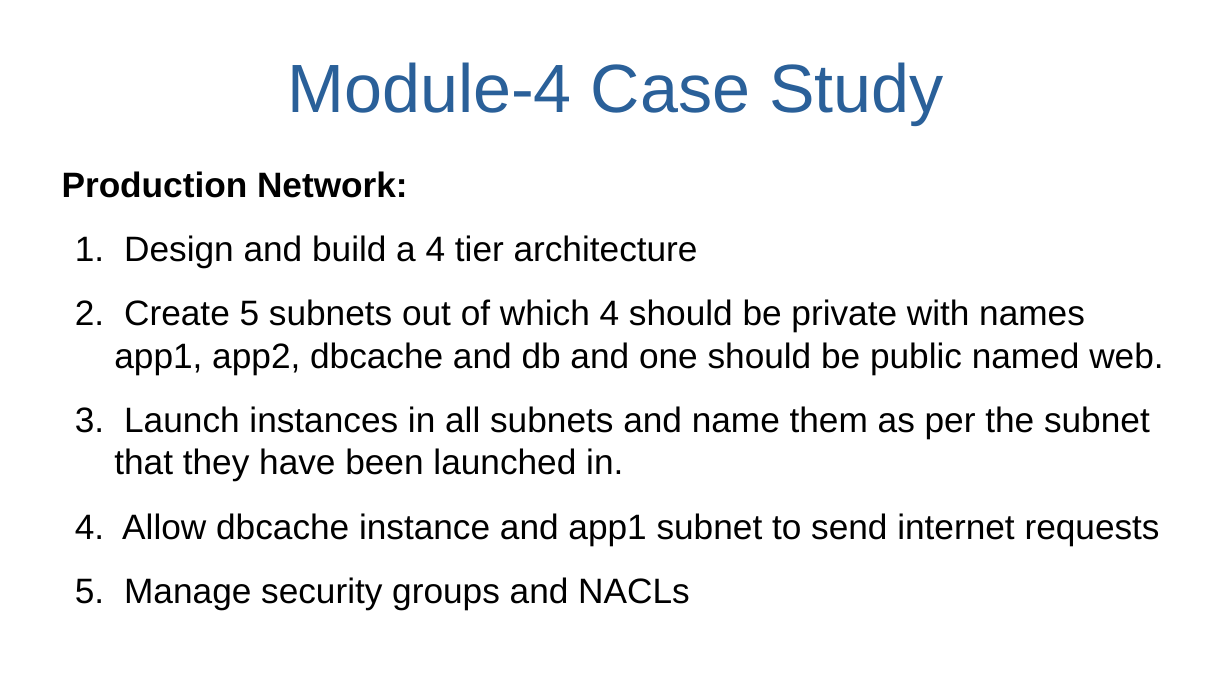
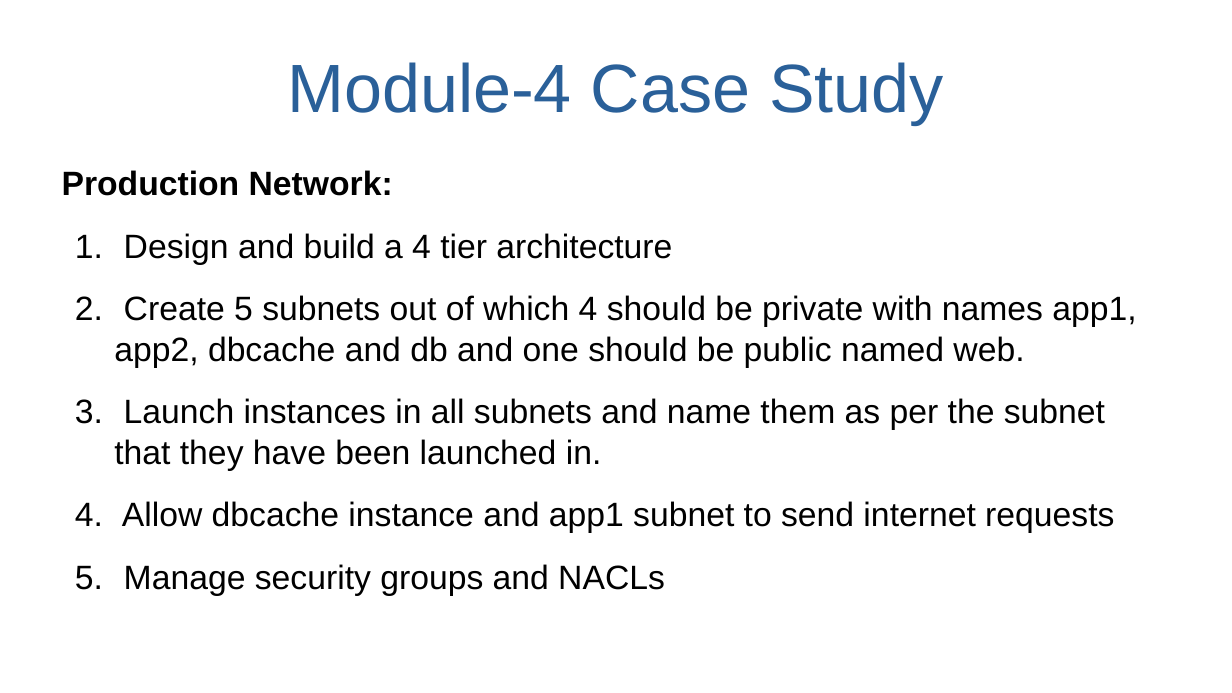
Before and after one commit to enhariharan/aws-solutions-architect-training, a slide deck: slide 2 of module_4_virtual_private_cloud/module_4_case_study/module_4_case_study.pptx. Drawn at 1232x693 pixels with LibreOffice and Linux fonts; fonts in the diff are those of the drawing. Boxes give left, top, right and bottom in pixels: in the first picture for what was removed or moved away, otherwise in the second. Text is boxed around its words. In the diff, an @@ line names an element or a change of style, - is before the commit and + after.

Commit message:
module 4 case study

```diff
--- a/module_4_virtual_private_cloud/module_4_case_study/module_4_case_study.pptx
+++ b/module_4_virtual_private_cloud/module_4_case_study/module_4_case_study.pptx
@@ text "Production Network:" at (62, 170, 1136, 533): size 22.7 to 21.8 pt @@
```
Also in this commit, not shown: 3 other slides changed.
